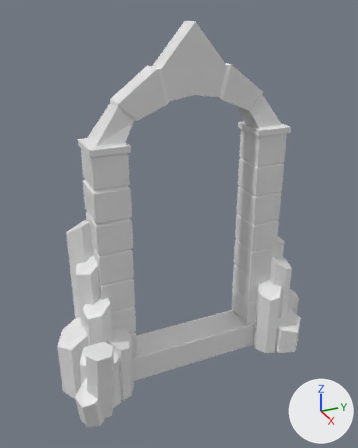
What one commit did to the Blender file unity/SkyInn/Assets/SixtyMeters/models/portal/portal.blend.
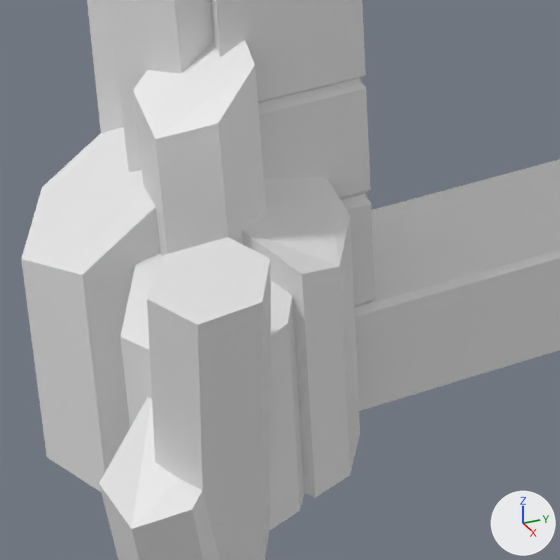
Each version is shown whole from a camera (50 mm lens) standing at (5.08, -2.45, 4.57) and looking at (0.11, -0.21, 2.08), then close up on the part from 15% to 50% of the width and 64% to 93% of the height. Every picture has the same lights, and +X, +Y and +Z are marked at lower right.

Before the edit, the objects in view are built like this:
```python
me_cube_055 = bpy.data.meshes.new('Cube.055')
me_cube_055.from_pydata(...)  # 260 vertices, 257 faces; spans x -0.94..0.55, y -0.84..0.84, z -0.18..13.77
me_cube_055.materials.append(mat_basalt_cliff)  # its picture is missing
me_cylinder_001 = bpy.data.meshes.new('Cylinder.001')
me_cylinder_001.from_pydata(...)  # 157 vertices, 76 faces; spans x -4.0..3.8, y -18.2..2.9, z -0.5..1.8
me_cylinder_001.materials.append(mat_basalt_cliff)  # its picture is missing
ob_portal = bpy.data.objects.new('portal', me_cube_055)
ob_portal.location = (0.0, 0.0, 0.0)
ob_portal.scale = (0.335, 1.49, 0.315)
ob_portal_side = bpy.data.objects.new('portal side', me_cylinder_001)
ob_portal_side.location = (0.164, 1.308, 0.382)
ob_portal_side.scale = (0.17, 0.17, 1.0)
```
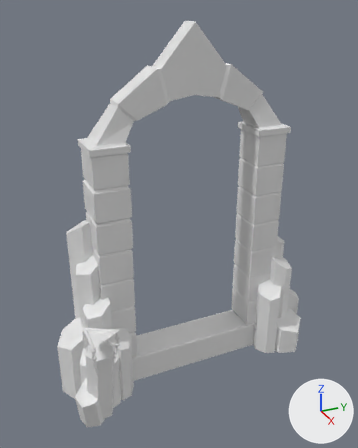
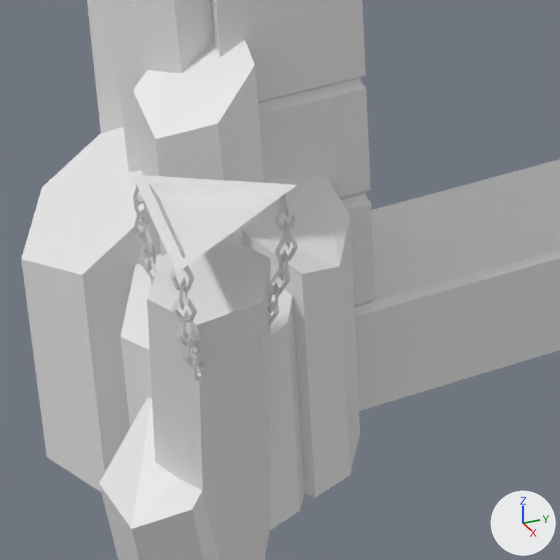
The change, as a diff of the scene's bpy script:
```diff
--- a/unity/SkyInn/Assets/SixtyMeters/models/portal/portal.blend.py
+++ b/unity/SkyInn/Assets/SixtyMeters/models/portal/portal.blend.py
@@ me_cylinder @@
+me_cylinder.from_pydata([(0.0, 0.0, -0.39), (0.0, 1.0, 0.08), (0.0, 0.77, 0.08), (0.87, -0.5, 0.08), (0.66, -0.38, 0.08), (-0.87, -0.5, 0.08), (-0.66, -0.38, 0.08), (0.0, 0.64, -0.02), (-0.55, -0.32, -0.02), (0.55, -0.32, -0.02)], [], [(0, 1, 3), (0, 3, 5), (1, 5, 6, 2), (0, 5, 1), (4, 2, 7, 9), (5, 3, 4, 6), (3, 1, 2, 4), (9, 7, 8), (6, 4, 9, 8), (2, 6, 8, 7)])
+me_cylinder.materials.append(mat_basalt_cliff_001)  # its picture is missing
@@ lat_lattice_003 @@
+lat_lattice_003 = bpy.data.lattices.new('Lattice.003')
+lat_lattice_003.points_w = 5
+lat_lattice_003.points.foreach_set('co_deform', [-0.5, -1.314, -0.449, 0.5, -1.314, -0.449, -0.5, -0.342, -0.5, 0.5, -0.342, -0.5, -0.5, -0.802, -0.224, 0.5, -0.802, -0.224, -0.5, 0.177, -0.267, 0.5, 0.177, -0.267, -0.5, -0.436, 0.0149, 0.5, -0.436, 0.0149, -0.5, 0.547, -0.0238, 0.5, 0.547, -0.0238, -0.502, -0.386, 0.241, 0.498, -0.39, 0.241, -0.498, 0.611, 0.259, 0.502, 0.607, 0.259, -0.5, -0.5, 0.5, 0.5, -0.5, 0.5, -0.5, 0.5, 0.5, 0.5, 0.5, 0.5])
@@ lat_lattice_002 @@
+lat_lattice_002 = bpy.data.lattices.new('Lattice.002')
+lat_lattice_002.points_w = 5
+lat_lattice_002.points.foreach_set('co_deform', [-0.482, -1.296, -0.449, 0.453, -1.453, -0.449, -0.547, -0.481, -0.5, 0.453, -0.481, -0.5, -0.435, -0.526, -0.224, 0.565, -0.646, -0.224, -0.435, 0.334, -0.267, 0.5, 0.177, -0.267, -0.5, -0.317, 0.0149, 0.5, -0.317, 0.0149, -0.5, 0.667, -0.0238, 0.5, 0.667, -0.0238, -0.502, -0.294, 0.241, 0.498, -0.39, 0.241, -0.498, 0.703, 0.259, 0.502, 0.699, 0.259, -0.5, -0.5, 0.5, 0.5, -0.5, 0.5, -0.5, 0.5, 0.5, 0.5, 0.5, 0.5])
@@ lat_lattice @@
+lat_lattice = bpy.data.lattices.new('Lattice')
+lat_lattice.points_w = 5
+lat_lattice.points.foreach_set('co_deform', [-0.5, -1.314, -0.449, 0.5, -1.314, -0.449, -0.5, -0.342, -0.5, 0.5, -0.342, -0.5, -0.5, -0.802, -0.224, 0.5, -0.802, -0.224, -0.5, 0.177, -0.267, 0.5, 0.177, -0.267, -0.5, -0.436, 0.0149, 0.5, -0.436, 0.0149, -0.5, 0.547, -0.0238, 0.5, 0.547, -0.0238, -0.502, -0.386, 0.241, 0.498, -0.39, 0.241, -0.498, 0.611, 0.259, 0.502, 0.607, 0.259, -0.5, -0.5, 0.5, 0.5, -0.5, 0.5, -0.5, 0.5, 0.5, 0.5, 0.5, 0.5])
@@ ob_chain_003 @@
+ob_chain_003 = bpy.data.objects.new('chain.003', me_cylinder_005)  # 144 vertices, 144 faces; spans x -72.5..7.2, y -5.9..5.9, z -1.0..1.0; in mat_mana_chalice (its picture is missing); modifiers LATTICE
+ob_chain_003.location = (0.84, -1.529, 0.811)
+ob_chain_003.rotation_euler = (8.419, 1.571, 0.0)  # degrees (122, 90, 0)
+ob_chain_003.scale = (0.00527, 0.00527, 0.0311)
@@ ob_chain_lattice_003 @@
+ob_chain_lattice_003 = bpy.data.objects.new('chain lattice.003', lat_lattice_003)
+ob_chain_lattice_003.location = (0.877, -1.549, 0.985)
+ob_chain_lattice_003.rotation_euler = (0.0, 0.0, 4.184)  # degrees (0, 0, 240)
+ob_chain_lattice_003.scale = (-0.105, 0.0915, 0.429)
@@ ob_chain_002 @@
+ob_chain_002 = bpy.data.objects.new('chain.002', me_cylinder_005.copy())  # modifiers LATTICE
+ob_chain_002.location = (0.484, -1.531, 0.811)
+ob_chain_002.rotation_euler = (7.322, 1.571, 0.0)  # degrees (60, 90, 0)
+ob_chain_002.scale = (0.00527, 0.00527, 0.0311)
@@ ob_chain_lattice_002 @@
+ob_chain_lattice_002 = bpy.data.objects.new('chain lattice.002', lat_lattice_002)
+ob_chain_lattice_002.location = (0.495, -1.535, 0.985)
+ob_chain_lattice_002.rotation_euler = (0.0, 0.0, 2.157)  # degrees (0, 0, 124)
+ob_chain_lattice_002.scale = (-0.105, 0.0915, 0.429)
@@ ob_chain @@
+ob_chain = bpy.data.objects.new('chain', me_cylinder_005.copy())  # modifiers LATTICE
+ob_chain.location = (0.664, -1.223, 0.811)
+ob_chain.rotation_euler = (0.0, 1.571, 0.0)  # degrees (0, 90, 0)
+ob_chain.scale = (0.00527, 0.00527, 0.0311)
@@ ob_chain_lattice @@
+ob_chain_lattice = bpy.data.objects.new('chain lattice', lat_lattice)
+ob_chain_lattice.location = (0.667, -1.206, 0.992)
+ob_chain_lattice.scale = (-0.105, 0.0915, 0.429)
@@ ob_manastone_challice @@
+ob_manastone_challice = bpy.data.objects.new('manastone challice', me_cylinder)
+ob_manastone_challice.location = (0.665, -1.427, 1.178)
+ob_manastone_challice.scale = (0.246, 0.246, 0.246)
```

Pixel boxes [x1, y1, x2, y2] of what changed, in the close-ups (560 x 560 px):
'manastone challice', added: after [132, 175, 297, 273]
'chain.003', added: after [170, 266, 207, 381]
'chain', added: after [268, 194, 298, 326]
'chain.002', added: after [132, 185, 158, 286]
